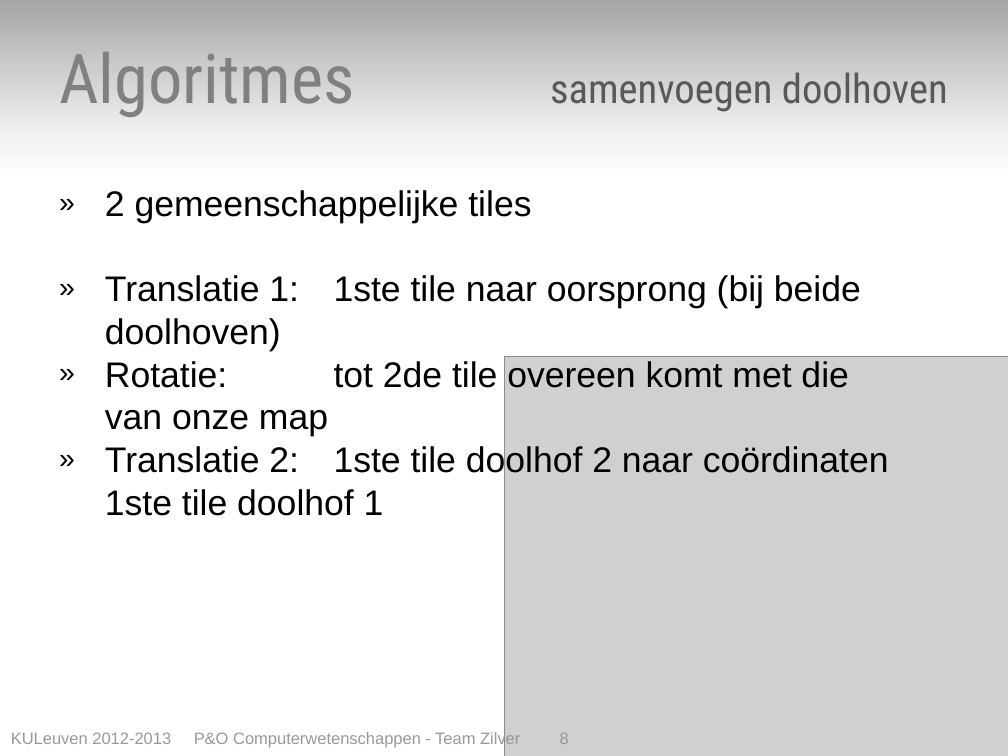
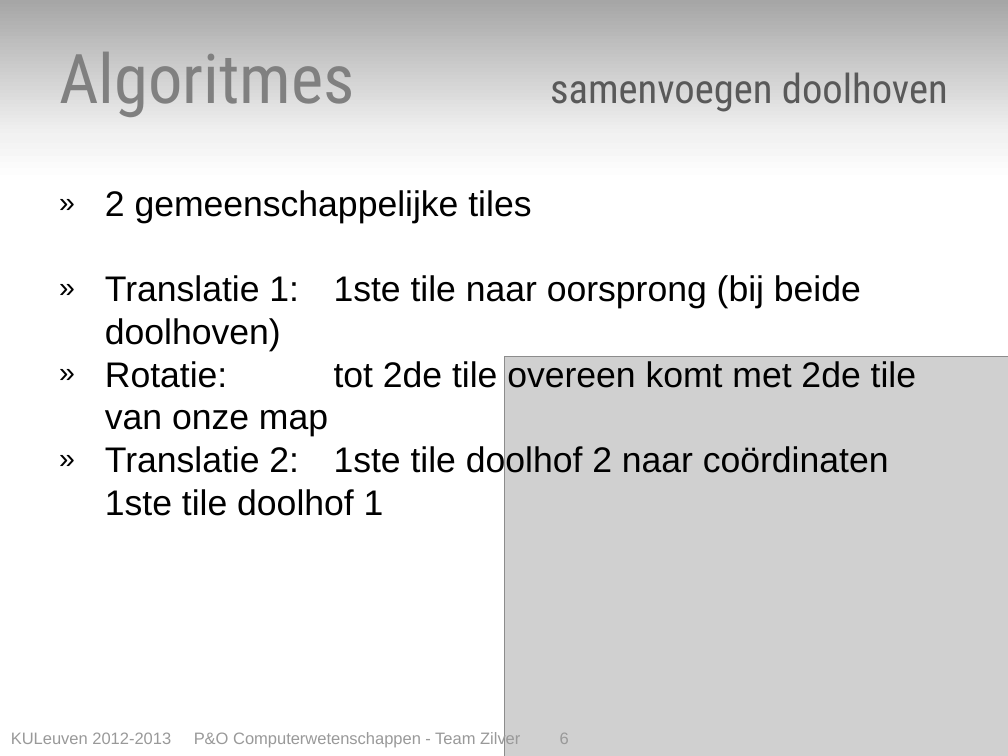
Before and after one commit to toonn/SilverSurfer, a slide deck: slide 6 of SilverSurferVerslag/Presentatie/Presentatie eindverslag - team zilver.pptx (slide 8 before the commit). Drawn at 1008x756 pixels with LibreOffice and Linux fonts; fonts in the diff are those of the drawing; grey boxes stand for pictures. Boxes give left, top, right and bottom in pixels: in the first picture for what was removed or moved away, otherwise in the second. Text is boxed around its words. In the diff, an @@ line names an element or a change of style, - is before the commit and + after.

```diff
--- a/SilverSurferVerslag/Presentatie/Presentatie eindverslag - team zilver.pptx
+++ b/SilverSurferVerslag/Presentatie/Presentatie eindverslag - team zilver.pptx
@@ text at [105,361,916,437]: text changed @@
-» Rotatie: tot 2de tile overeen komt met die van onze map
+» Rotatie: tot 2de tile overeen komt met 2de tile van onze map
```
Also in this commit, not shown: 6 other slides changed, 3 slides added, 3 slides removed.
